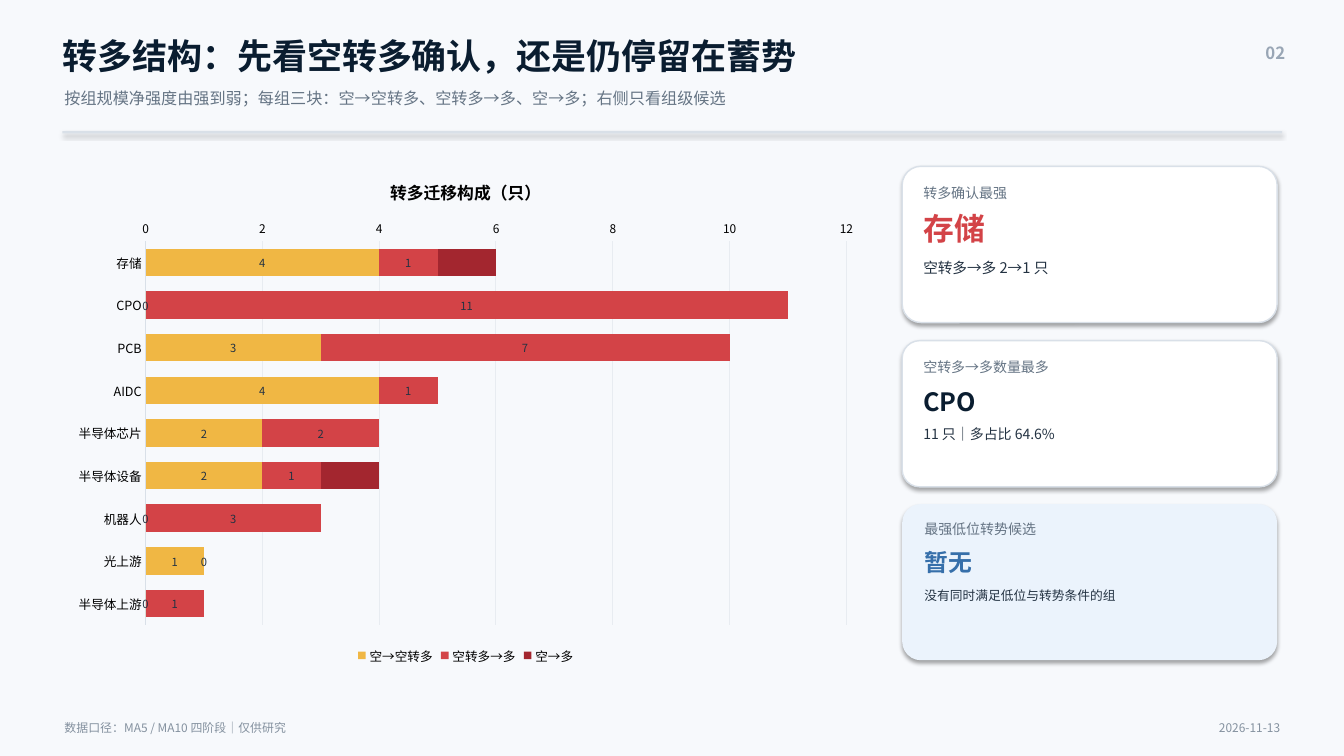
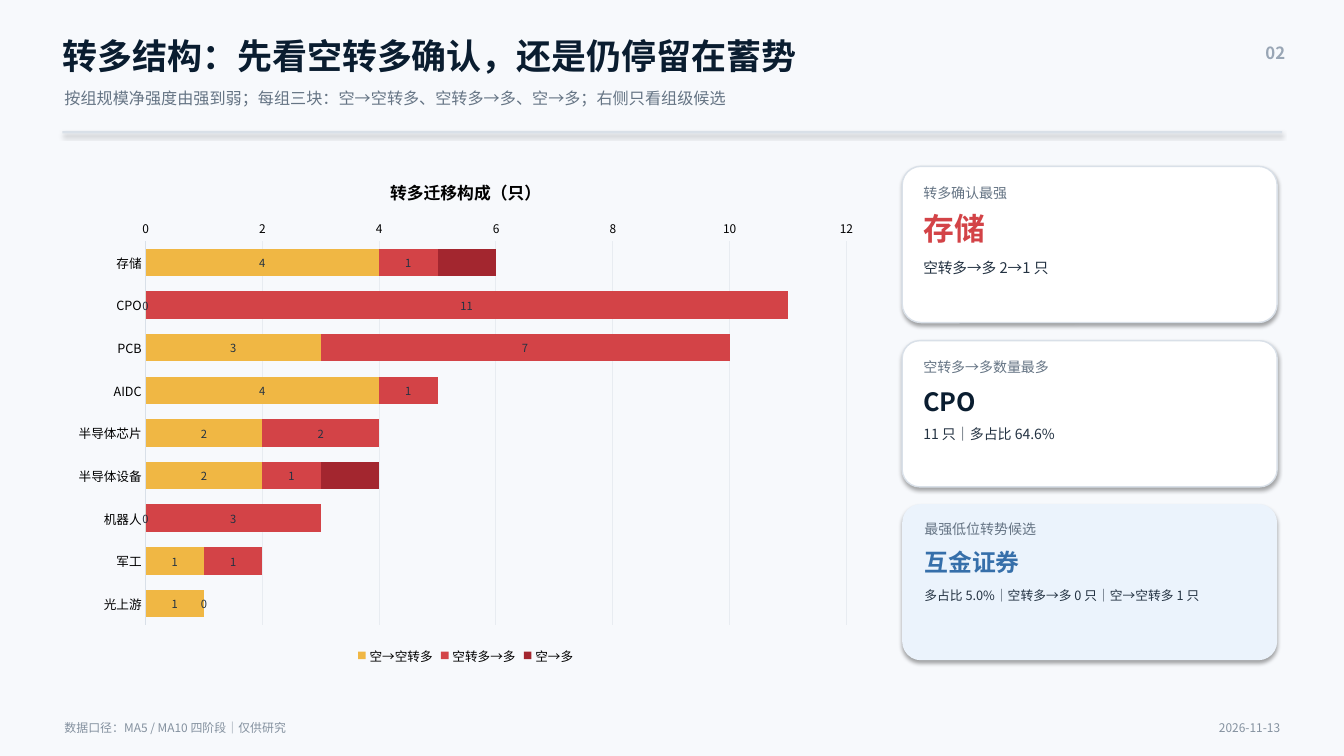
Before and after one commit to nancybhc/a-share-blast-lab, a slide deck: slide 2 of assets/多空阶段简报_2026-11-13.pptx. Drawn at 1344x756 pixels with LibreOffice and Linux fonts; fonts in the diff are those of the drawing. Boxes give left, top, right and bottom in pixels: in the first picture for what was removed or moved away, otherwise in the second. Text is boxed around its words. In the diff, an @@ line names an element or a change of style, - is before the commit and + after.

```diff
--- a/assets/多空阶段简报_2026-11-13.pptx
+++ b/assets/多空阶段简报_2026-11-13.pptx
@@ bar stacked chart at (x1=63, y1=159, x2=869, y2=668) @@
-categories: 存储, CPO, PCB, AIDC, 半导体芯片, 半导体设备, 机器人, 光上游, 半导体上游
+categories: 存储, CPO, PCB, AIDC, 半导体芯片, 半导体设备, 机器人, 军工, 光上游
-空→空转多: 4, 0, 3, 4, 2, 2, 0, 1, 0
+空→空转多: 4, 0, 3, 4, 2, 2, 0, 1, 1
-空转多→多: 1, 11, 7, 1, 2, 1, 3, 0, 1
+空转多→多: 1, 11, 7, 1, 2, 1, 3, 1, 0
@@ text at (x1=924, y1=550, x2=1019, y2=573): text changed @@
-暂无
+互金证券
@@ text at (x1=924, y1=589, x2=1200, y2=602): text changed @@
-没有同时满足低位与转势条件的组
+多占比 5.0%｜空转多→多 0 只｜空→空转多 1 只
```
Also in this commit, not shown: 3 other slides changed, 6 other files.
